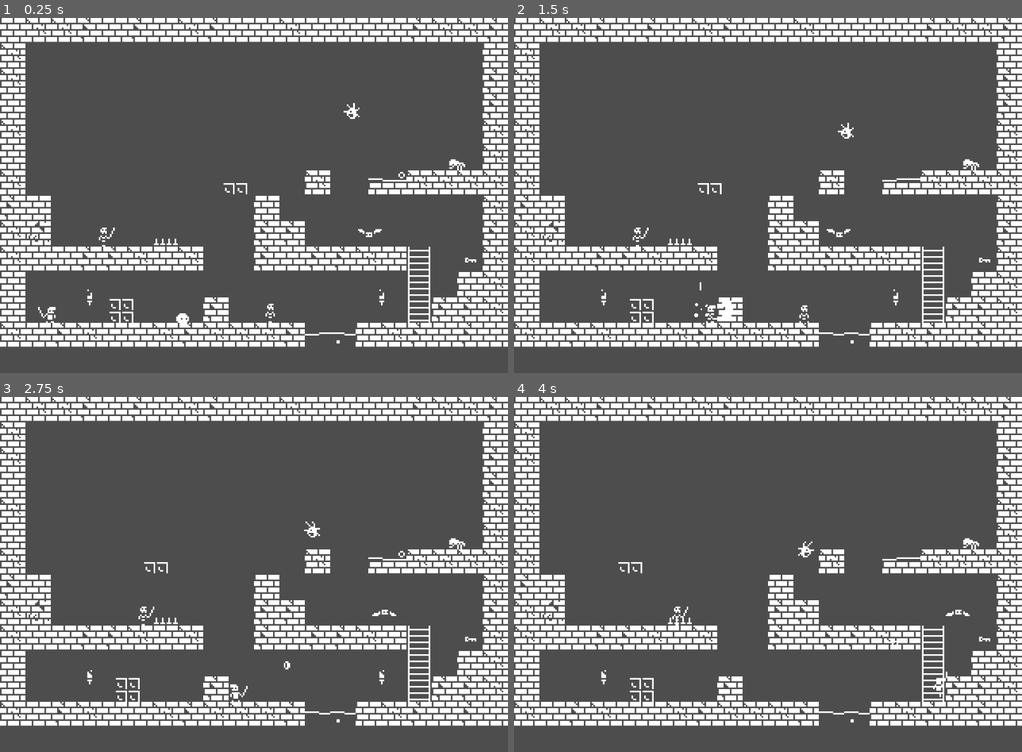
Above: before the commit, frames 1-4 (two rows, left to right).
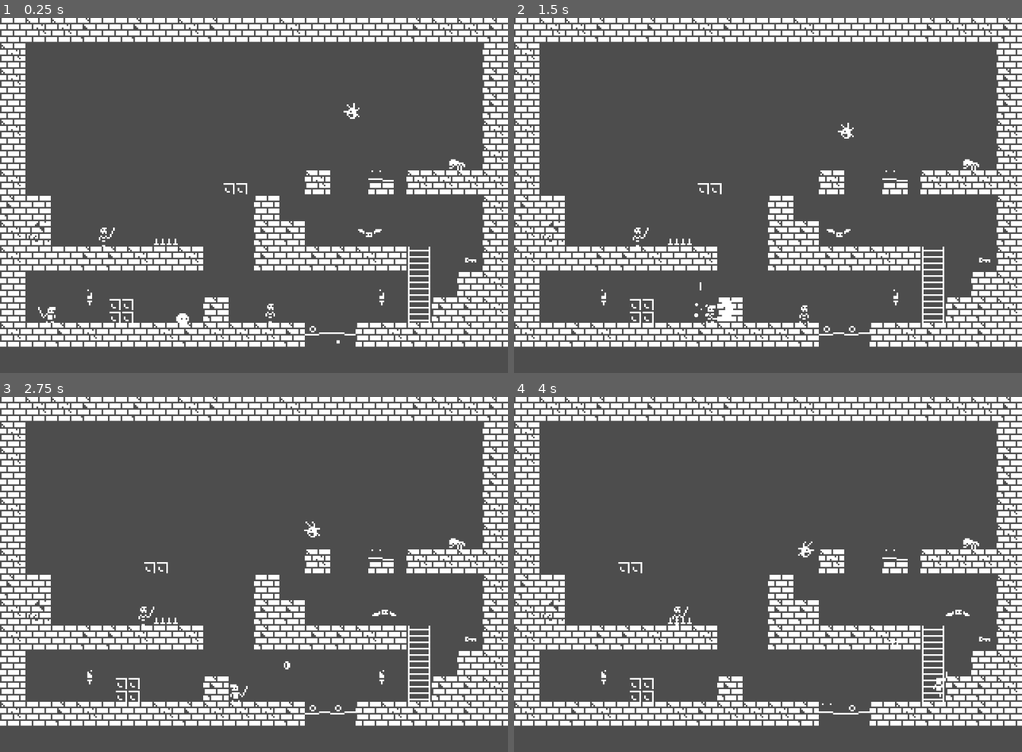
Above: after the commit, the same moments.

Repository: jaerrib/wightwatch_keep
Game: Godot game, scene res://scenes/level_base/level_base.tscn
Same seed, same stepped clock (60 frames per second), same inputs: the game is played once before the commit and once after it.
Inputs:
- Up to frame 1 (0.25 s): no input
- Up to frame 2 (1.5 s): tap Enter (attack) at 0.5, 0.6, 1.35 s; hold D (right) from 0.53 s (still down); tap Space (jump) at 0.77 s
- Up to frame 3 (2.75 s): tap Space (jump) at 1.52 s; release D (right) at 2.03 s; hold A (left) from 2.03 s (still down); tap Enter (attack) at 2.1 s
- Up to frame 4 (4 s): release A (left) at 2.78 s; hold D (right) from 2.78 s (still down); tap Enter (attack) at 2.85, 3.6 s; tap Space (jump) at 3.02, 3.77 s

The runs differ from the first frame. In frame 1, 0.1% of the frame differs, in the area x 60-80%, y 42-89%; in frame 2, 0.2%, in the area x 60-80%, y 42-92%; in frame 3, 0.2%; in frame 4, 0.2%.

Commit message:
Reduce pool size

Diff:
--- a/scenes/pool/pool.tscn
+++ b/scenes/pool/pool.tscn
@@ -1,26 +1,37 @@
-[gd_scene load_steps=9 format=3 uid="uid://c2ypjoidrdsfy"]
+[gd_scene load_steps=11 format=3 uid="uid://c2ypjoidrdsfy"]
 
 [ext_resource type="Texture2D" uid="uid://ps7qhdebf3d5" path="res://assets/danger/pool.png" id="1_3c4p4"]
 
+[sub_resource type="AtlasTexture" id="AtlasTexture_3c4p4"]
+atlas = ExtResource("1_3c4p4")
+region = Rect2(0, 0, 16, 16)
+
 [sub_resource type="AtlasTexture" id="AtlasTexture_lkk3n"]
 atlas = ExtResource("1_3c4p4")
-region = Rect2(0, 0, 24, 16)
+region = Rect2(16, 0, 16, 16)
 
 [sub_resource type="AtlasTexture" id="AtlasTexture_v2byc"]
 atlas = ExtResource("1_3c4p4")
-region = Rect2(24, 0, 24, 16)
+region = Rect2(32, 0, 16, 16)
 
 [sub_resource type="AtlasTexture" id="AtlasTexture_heq0u"]
 atlas = ExtResource("1_3c4p4")
-region = Rect2(48, 0, 24, 16)
+region = Rect2(48, 0, 16, 16)
 
 [sub_resource type="AtlasTexture" id="AtlasTexture_cu368"]
 atlas = ExtResource("1_3c4p4")
-region = Rect2(72, 0, 24, 16)
+region = Rect2(64, 0, 16, 16)
+
+[sub_resource type="AtlasTexture" id="AtlasTexture_1g2ot"]
+atlas = ExtResource("1_3c4p4")
+region = Rect2(80, 0, 16, 16)
 
 [sub_resource type="SpriteFrames" id="SpriteFrames_1g2ot"]
 animations = [{
 "frames": [{
+"duration": 1.0,
+"texture": SubResource("AtlasTexture_3c4p4")
+}, {
 "duration": 1.0,
 "texture": SubResource("AtlasTexture_lkk3n")
 }, {
@@ -32,6 +43,9 @@
 }, {
 "duration": 1.0,
 "texture": SubResource("AtlasTexture_cu368")
+}, {
+"duration": 1.0,
+"texture": SubResource("AtlasTexture_1g2ot")
 }],
 "loop": true,
 "name": &"default",
@@ -39,22 +53,22 @@
 }]
 
 [sub_resource type="RectangleShape2D" id="RectangleShape2D_6r684"]
-size = Vector2(24, 8)
+size = Vector2(16, 8)
 
 [sub_resource type="RectangleShape2D" id="RectangleShape2D_icjic"]
-size = Vector2(24, 8)
+size = Vector2(16, 8)
 
 [node name="Pool" type="StaticBody2D"]
 collision_mask = 0
 
 [node name="AnimatedSprite2D" type="AnimatedSprite2D" parent="."]
-position = Vector2(12, 8)
+position = Vector2(8, 8)
 sprite_frames = SubResource("SpriteFrames_1g2ot")
 autoplay = "default"
-frame_progress = 0.759052
+frame = 4
 
 [node name="CollisionShape2D" type="CollisionShape2D" parent="."]
-position = Vector2(12, 12)
+position = Vector2(8, 12)
 shape = SubResource("RectangleShape2D_6r684")
 
 [node name="HitBox" type="Area2D" parent="."]
@@ -62,5 +76,5 @@
 collision_mask = 2
 
 [node name="CollisionShape2D" type="CollisionShape2D" parent="HitBox"]
-position = Vector2(12, 4)
+position = Vector2(8, 4)
 shape = SubResource("RectangleShape2D_icjic")
